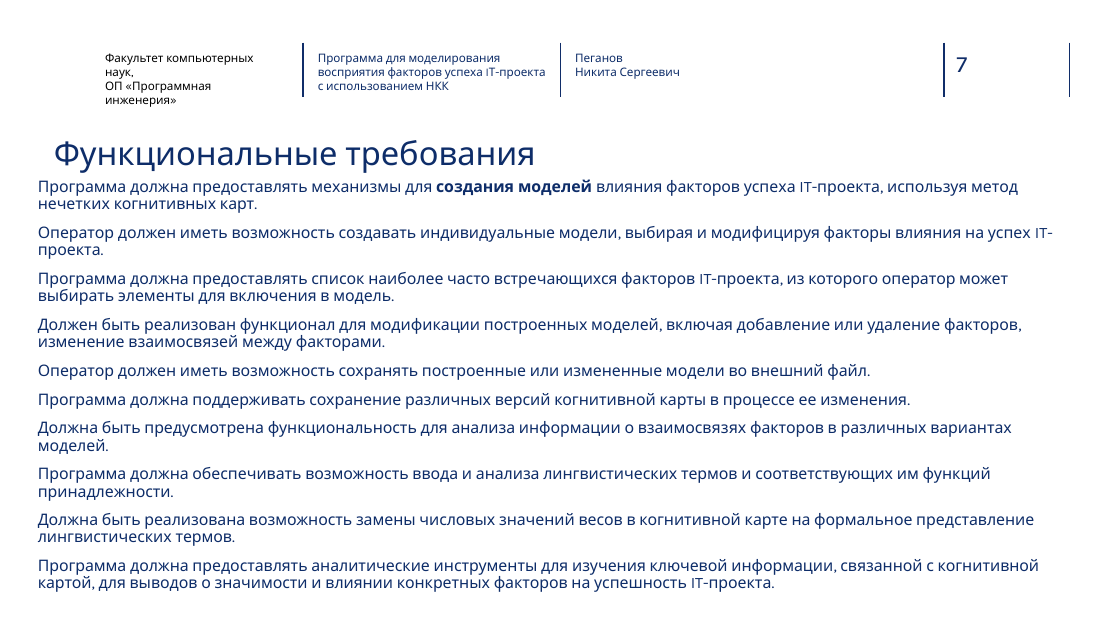
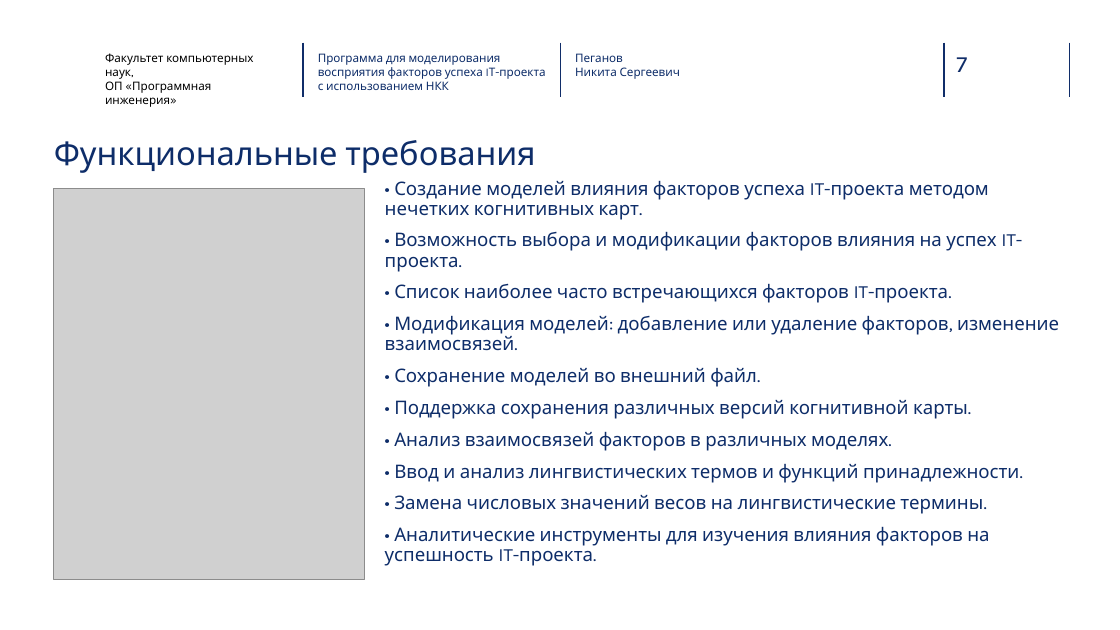
Before and after one commit to NikPeg/modeling_perception_success_factors, a slide deck: slide 7 of Презентация ВКР 2024.pptx. Drawn at 1120x630 pixels with LibreOffice and Linux fonts; fonts in the diff are those of the drawing; grey boxes stand for pictures; background and template pictures are left out. Boxes give left, top, right and bottom in pixels: in the first picture for what was removed or moved away, otherwise in the second. Text is boxed around its words. In the diff, an @@ line names an element or a change of style, - is before the commit and + after.

```diff
--- a/Презентация ВКР 2024.pptx
+++ b/Презентация ВКР 2024.pptx
@@ picture added at <box>54,189,365,580</box> @@
@@ text at <box>385,180,1059,566</box>: text changed; size 13.6 to 16 pt @@
-Программа должна предоставлять механизмы для создания моделей влияния факторов успеха IT-проекта, используя метод нечетких когнитивных карт.
-Оператор должен иметь возможность создавать индивидуальные модели, выбирая и модифицируя факторы влияния на успех IT-проекта.
-Программа должна предоставлять список наиболее часто встречающихся факторов IT-проекта, из которого оператор может выбирать элементы для включения в модель.
-Должен быть реализован функционал для модификации построенных моделей, включая добавление или удаление факторов, изменение взаимосвязей между факторами.
-Оператор должен иметь возможность сохранять построенные или измененные модели во внешний файл.
-Программа должна поддерживать сохранение различных версий когнитивной карты в процессе ее изменения.
-Должна быть предусмотрена функциональность для анализа информации о взаимосвязях факторов в различных вариантах моделей.
-Программа должна обеспечивать возможность ввода и анализа лингвистических термов и соответствующих им функций принадлежности.
-Должна быть реализована возможность замены числовых значений весов в когнитивной карте на формальное представление лингвистических термов.
-Программа должна предоставлять аналитические инструменты для изучения ключевой информации, связанной с когнитивной картой, для выводов о значимости и влиянии конкретных факторов на успешность IT-проекта.
+• Создание моделей влияния факторов успеха IT-проекта методом нечетких когнитивных карт.
+• Возможность выбора и модификации факторов влияния на успех IT-проекта.
+• Список наиболее часто встречающихся факторов IT-проекта.
+• Модификация моделей: добавление или удаление факторов, изменение взаимосвязей.
+• Сохранение моделей во внешний файл.
+• Поддержка сохранения различных версий когнитивной карты.
+• Анализ взаимосвязей факторов в различных моделях.
+• Ввод и анализ лингвистических термов и функций принадлежности.
+• Замена числовых значений весов на лингвистические термины.
+• Аналитические инструменты для изучения влияния факторов на успешность IT-проекта.
```
Also in this commit, not shown: 4 other slides changed.
